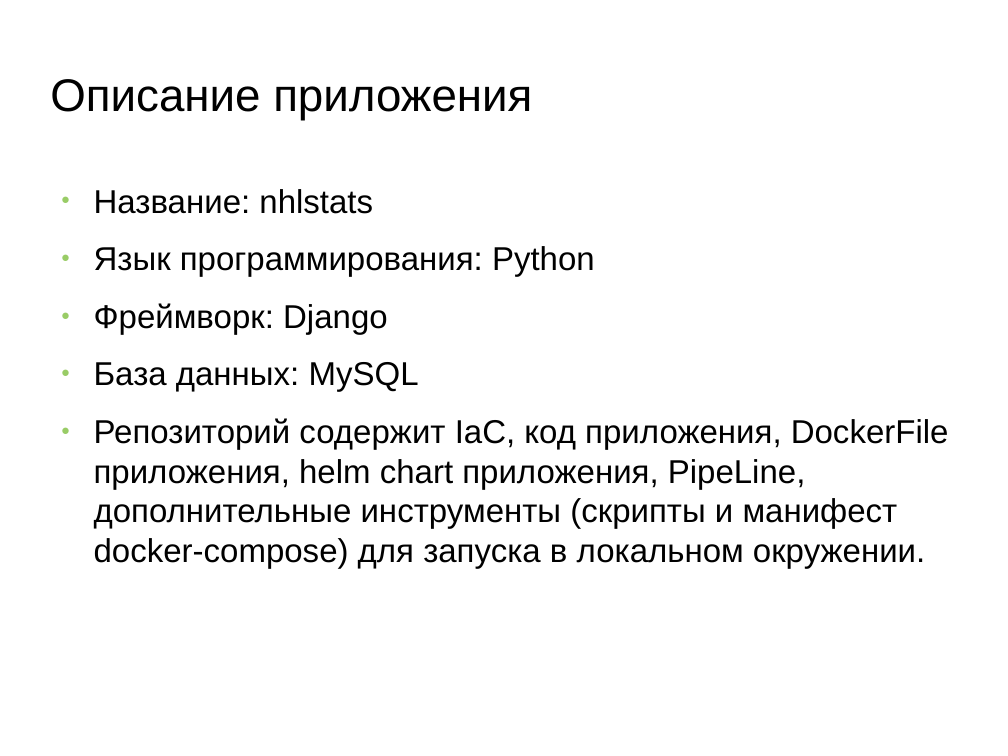
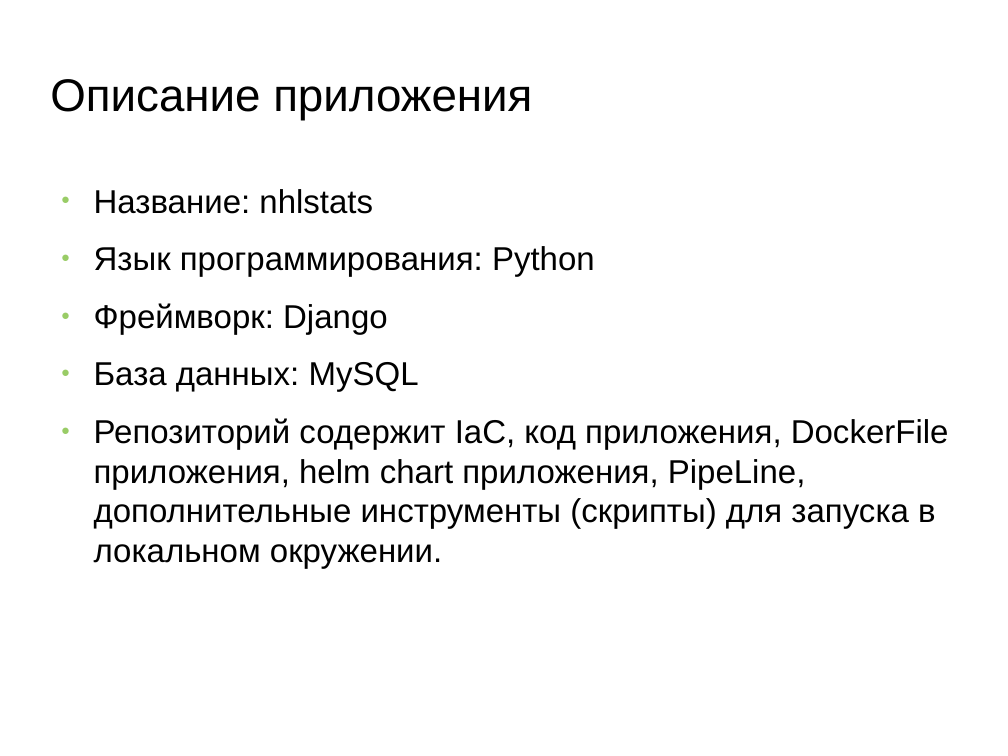
Before and after one commit to nikizz-nr/diploma, a slide deck: slide 4 of presentation.odp. Drawn at 1008x756 pixels with LibreOffice and Linux fonts; fonts in the diff are those of the drawing; background and template pictures are left out. Boxes give left, top, right and bottom in pixels: in the first picture for what was removed or moved away, otherwise in the second. Text is boxed around its words. In the diff, an @@ line names an element or a change of style, - is before the commit and + after.

Commit message:
Fixes in presentation and README

```diff
--- a/presentation.odp
+++ b/presentation.odp
@@ text at bbox=[94, 418, 949, 568]: text changed @@
-● Репозиторий содержит IaC, код приложения, DockerFile приложения, helm chart приложения, PipeLine, дополнительные инструменты (скрипты и манифест docker-compose) для запуска в локальном окружении.
+● Репозиторий содержит IaC, код приложения, DockerFile приложения, helm chart приложения, PipeLine, дополнительные инструменты (скрипты) для запуска в локальном окружении.
```
Also in this commit, not shown: 2 other files.
